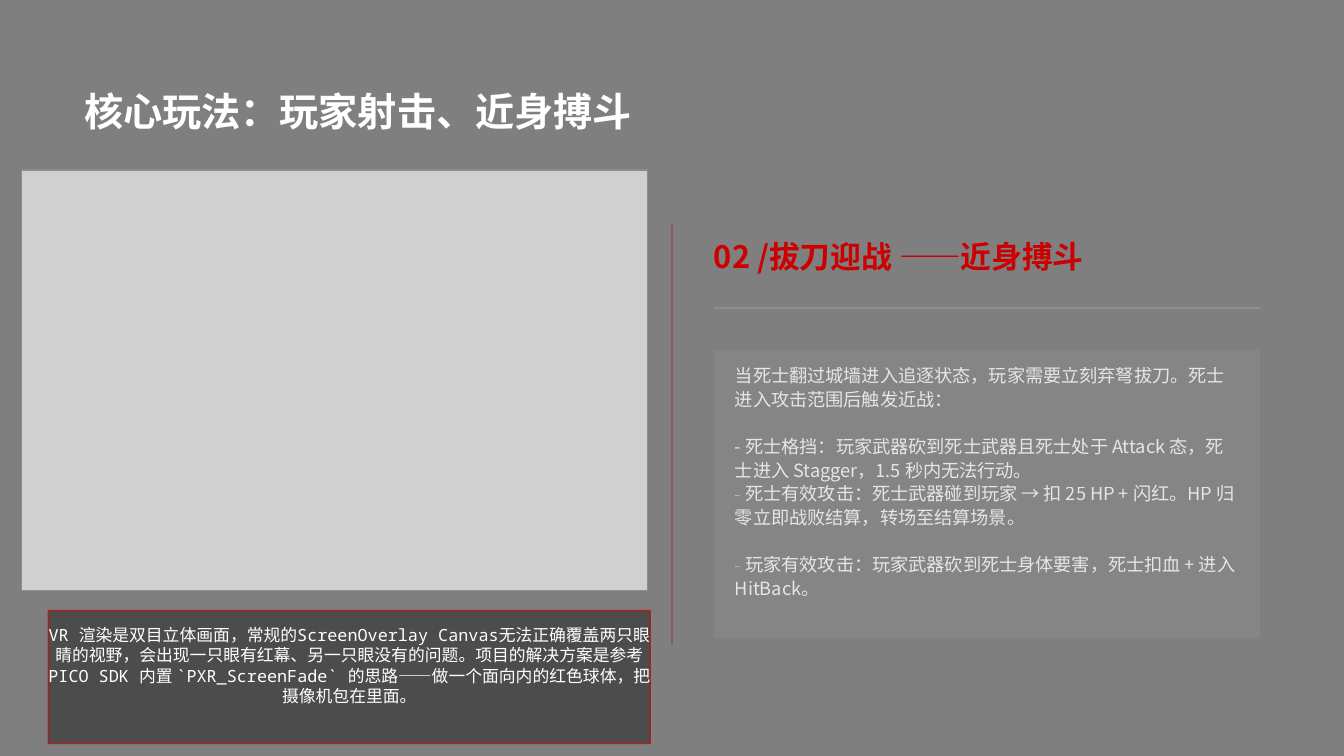
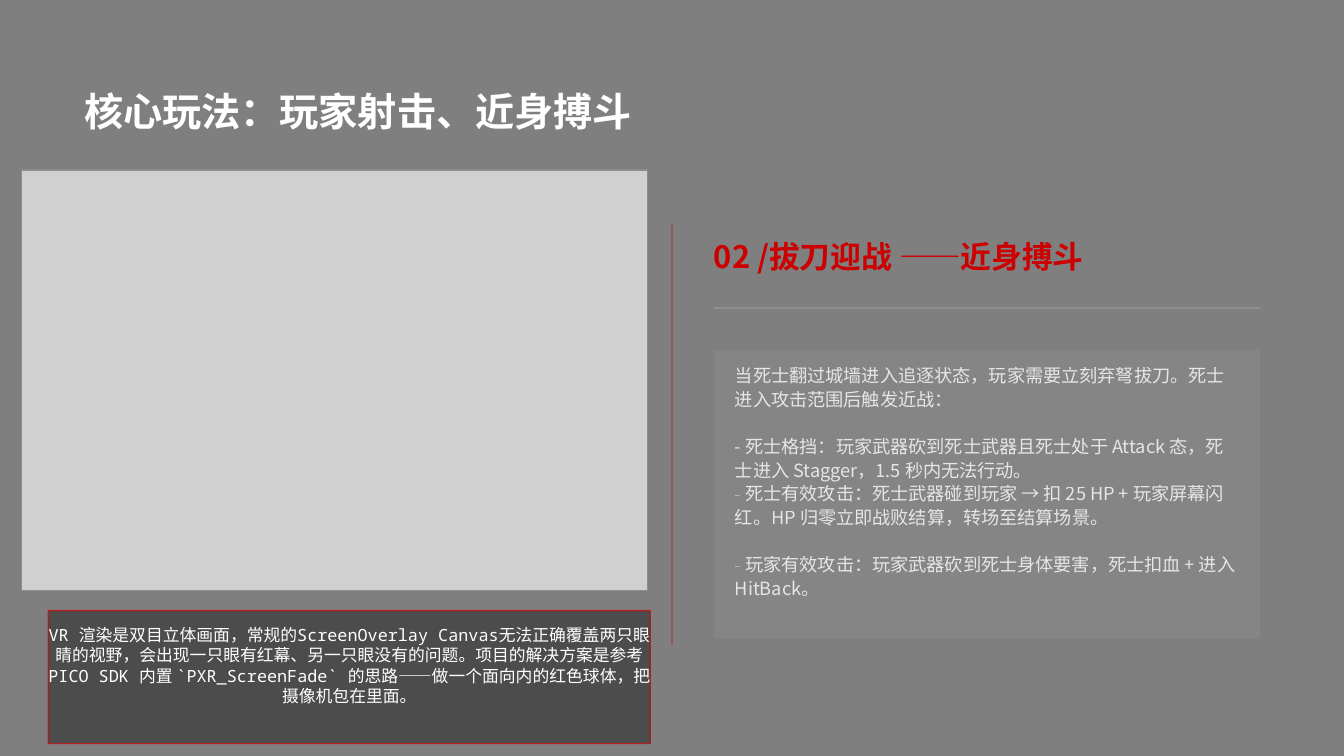
Before and after one commit to W-SEANVeen/ISF2, a slide deck: slide 13 of Docs/《孤城》VR游戏设计答辩.pptx. Drawn at 1344x756 pixels with LibreOffice and Linux fonts; fonts in the diff are those of the drawing; grey boxes stand for pictures; background and template pictures are left out. Boxes give left, top, right and bottom in pixels: in the first picture for what was removed or moved away, otherwise in the second. Text is boxed around its words. In the diff, an @@ line names an element or a change of style, - is before the commit and + after.

```diff
--- a/Docs/《孤城》VR游戏设计答辩.pptx
+++ b/Docs/《孤城》VR游戏设计答辩.pptx
@@ text at box(735, 485, 1224, 526): text changed @@
-- 死士有效攻击：死士武器碰到玩家 → 扣 25 HP + 闪红。HP 归零立即战败结算，转场至结算场景。
+- 死士有效攻击：死士武器碰到玩家 → 扣 25 HP + 玩家屏幕闪红。HP 归零立即战败结算，转场至结算场景。
```
Also in this commit, not shown: 9 other slides changed, 4 other files.
